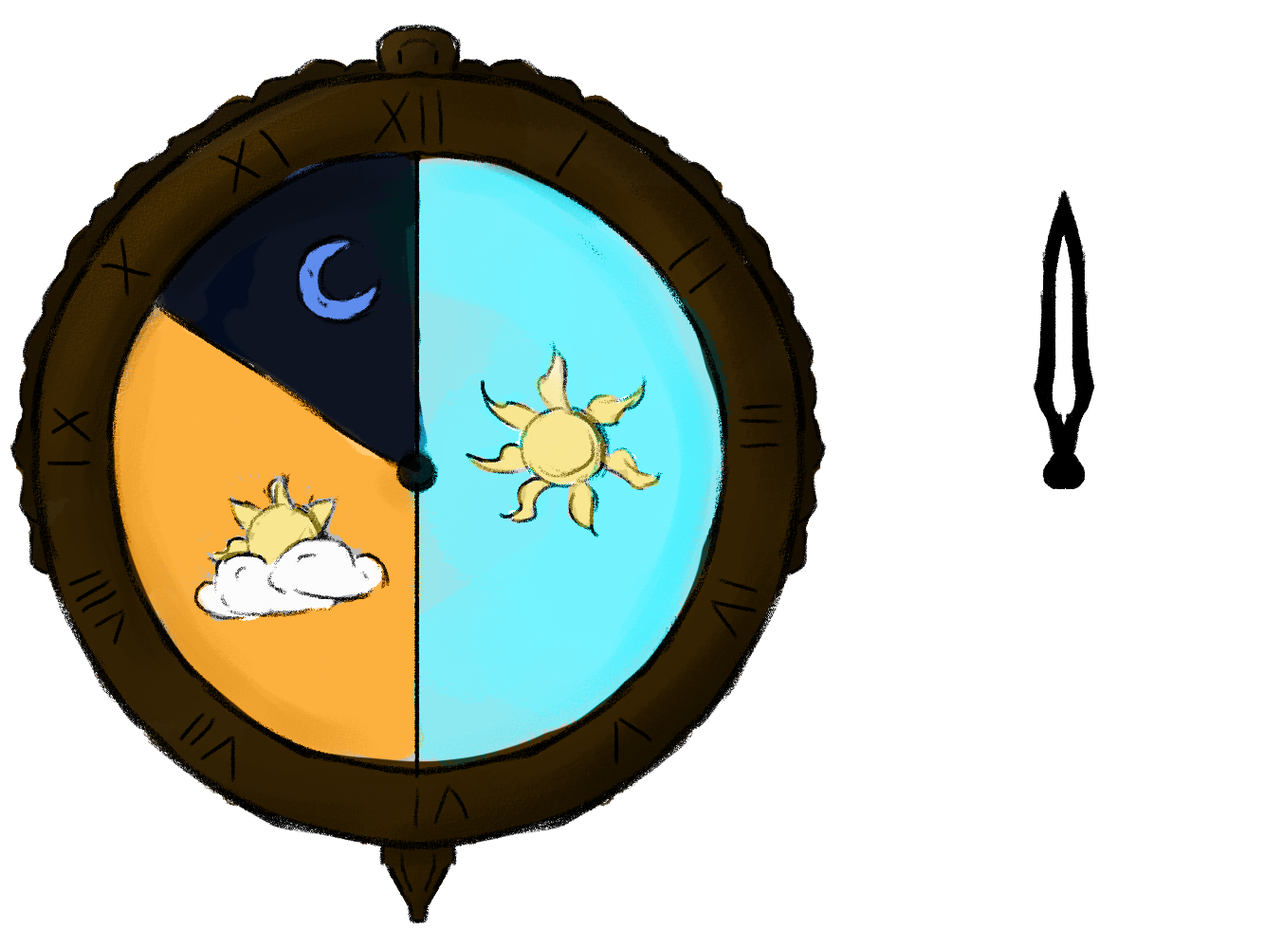
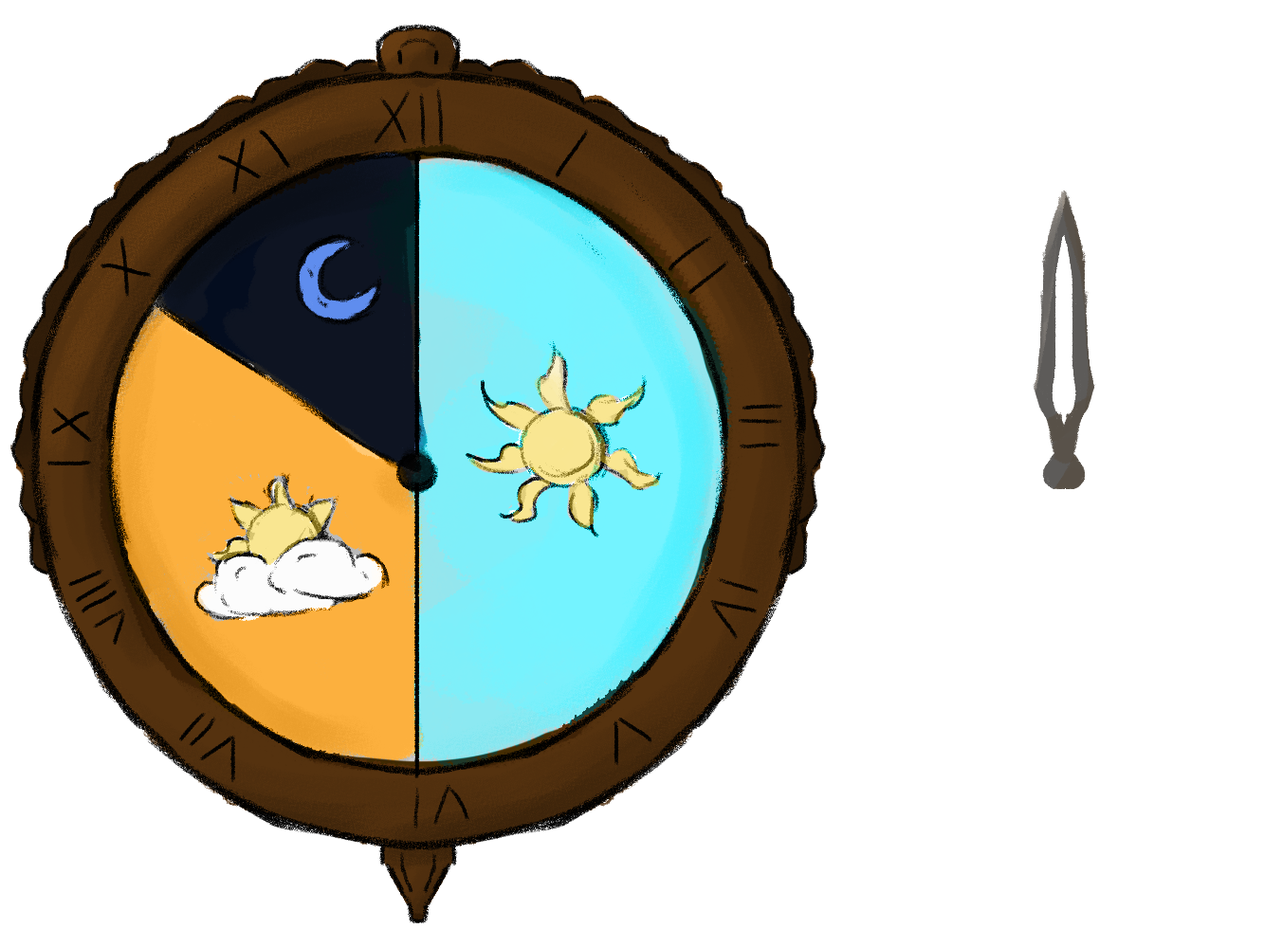
The second 1283px x 947px image is a revision of the first. Changes to its layers:
added layer "Calque 6" above "flèche" over [1032, 189, 1097, 491]
painted on "Calque 3" over [10, 26, 826, 922]
